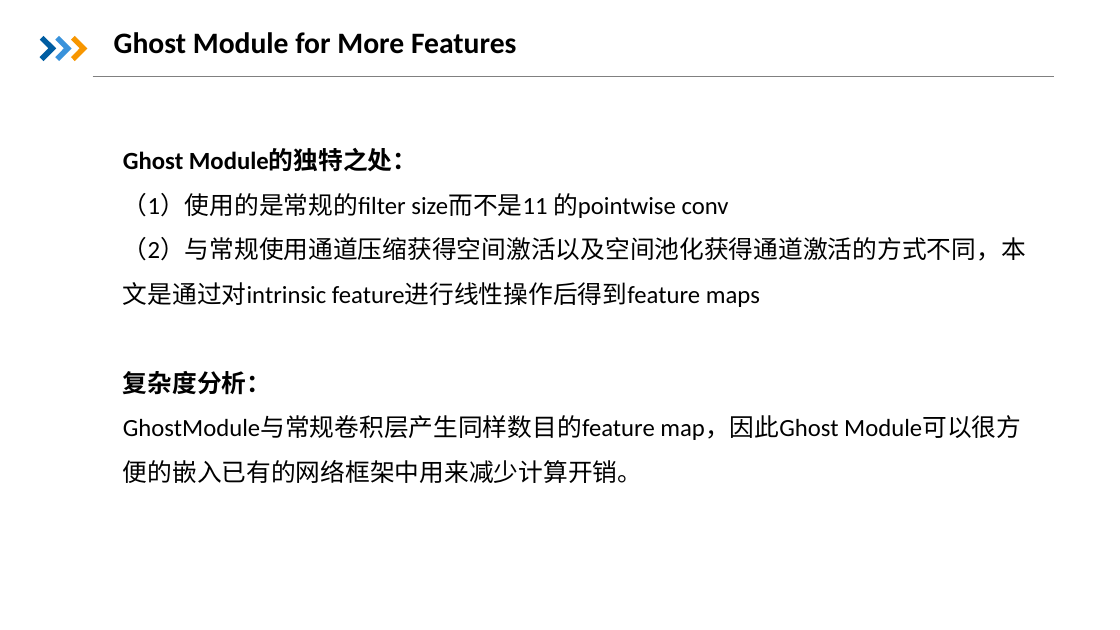
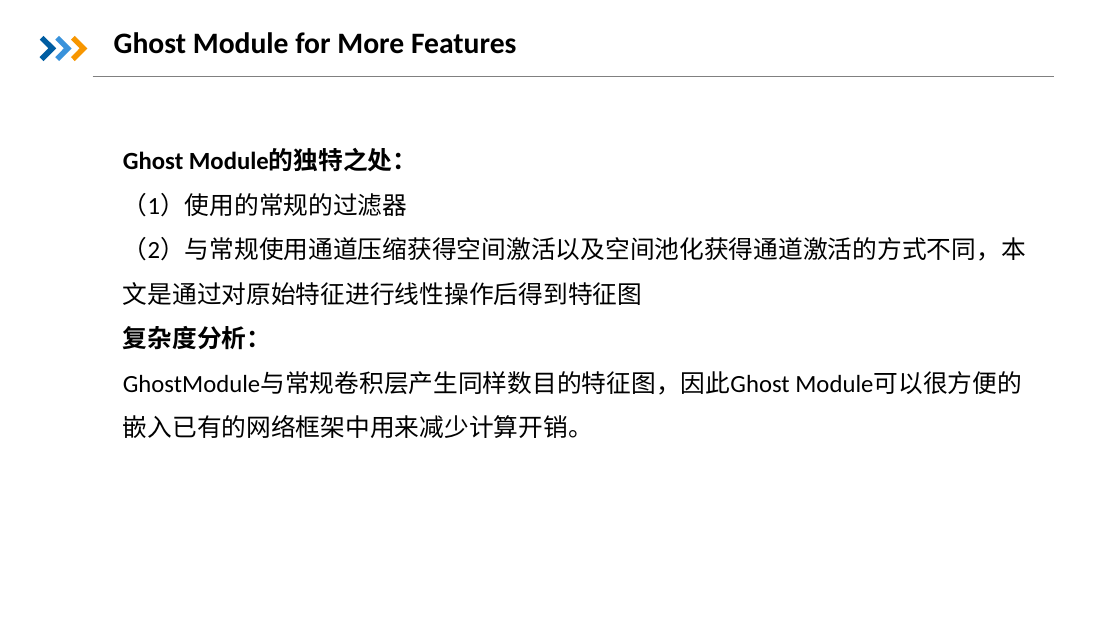
Before and after one commit to HEU-CS/new-database-liujiaqi, a slide deck: slide 9 of 刘嘉琪 S320060060.pptx. Drawn at 1120x630 pixels with LibreOffice and Linux fonts; fonts in the diff are those of the drawing; background and template pictures are left out. Boxes give left, top, right and bottom in pixels: in the first picture for what was removed or moved away, otherwise in the second. Text is boxed around its words. In the diff, an @@ line names an element or a change of style, - is before the commit and + after.

```diff
--- a/刘嘉琪 S320060060.pptx
+++ b/刘嘉琪 S320060060.pptx
@@ text at box(123, 193, 1026, 305): text changed @@
-（1）使用的是常规的filter size而不是11 的pointwise conv
-（2）与常规使用通道压缩获得空间激活以及空间池化获得通道激活的方式不同，本文是通过对intrinsic feature进行线性操作后得到feature maps
+（1）使用的常规的过滤器
+（2）与常规使用通道压缩获得空间激活以及空间池化获得通道激活的方式不同，本文是通过对原始特征进行线性操作后得到特征图
@@ text at box(123, 372, 790, 438): text changed @@
-GhostModule与常规卷积层产生同样数目的feature map，因此Ghost Module可以很方便的嵌入已有的网络框架中用来减少计算开销。
+GhostModule与常规卷积层产生同样数目的特征图，因此Ghost Module可以很方便的嵌入已有的网络框架中用来减少计算开销。
```
Also in this commit, not shown: 3 other slides changed.
